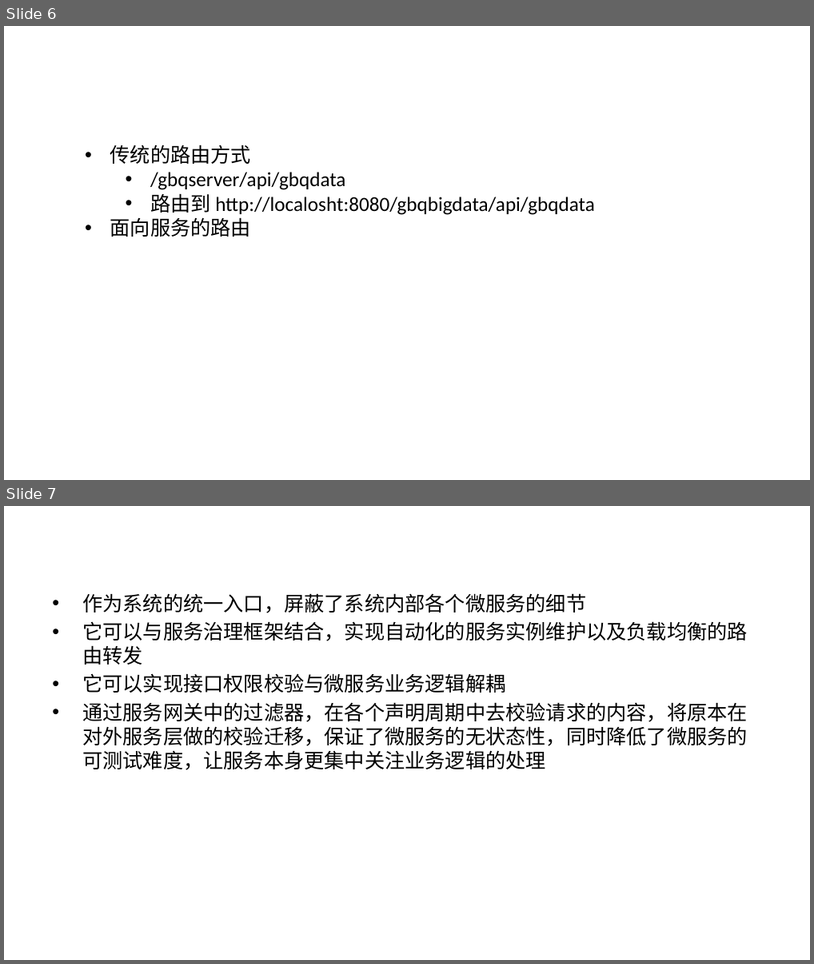
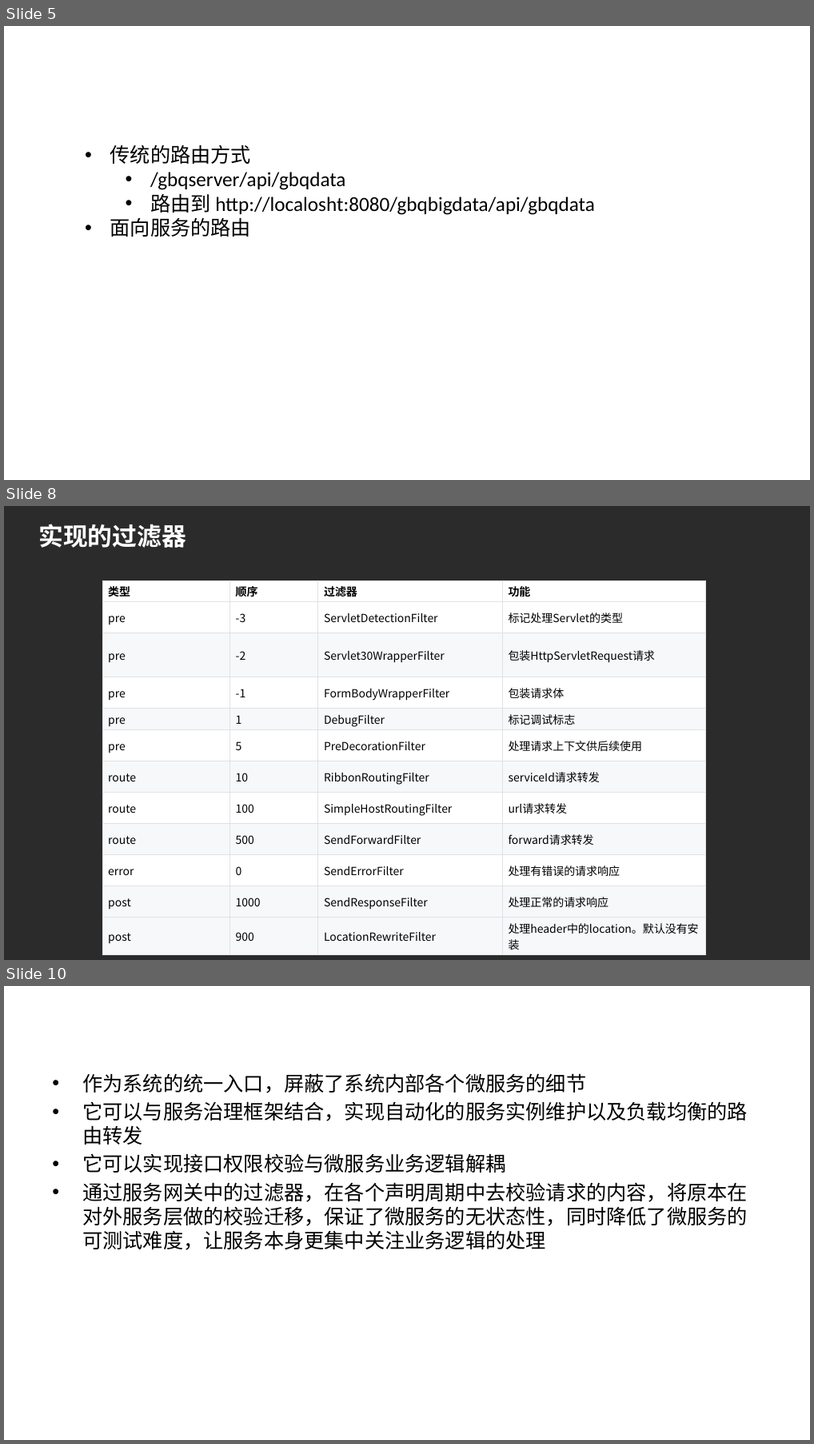
Before and after one commit to hlniceguy/spring-cloud-demo, a slide deck: doc/Spring Cloud Zuul.pptx. Shown one above the other, each under a label of ours: slides 6 and 7 before the commit, slides 5, 8 and 10 after it; the slides between them are not shown. The pictures are 814x964 and 814x1444 pixels, drawn with LibreOffice and Linux fonts; fonts in the diff are those of the drawing; background and template pictures are left out; a plain dark background stands for a picture behind light text. Boxes give left, top, right and bottom in pixels: in the first picture for what was removed or moved away, otherwise in the second. Text is boxed around its words. In the diff, an @@ line names an element or a change of style, - is before the commit and + after.

```diff
--- a/doc/Spring Cloud Zuul.pptx
+++ b/doc/Spring Cloud Zuul.pptx
@@ slide 8 added at (4, 506, 810, 960), background picture (left out) @@
@@ title added at (38, 524, 186, 548), 22 pt, text #FFFFFF, bold @@
+实现的过滤器
@@ table added at (102, 580, 706, 952), 12 rows, 4 columns @@
+类型 | 顺序 | 过滤器 | 功能
+pre | -3 | ServletDetectionFilter | 标记处理Servlet的类型
+pre | -2 | Servlet30WrapperFilter | 包装HttpServletRequest请求
+pre | -1 | FormBodyWrapperFilter | 包装请求体
+pre | 1 | DebugFilter | 标记调试标志
+pre | 5 | PreDecorationFilter | 处理请求上下文供后续使用
+route | 10 | RibbonRoutingFilter | serviceId请求转发
+route | 100 | SimpleHostRoutingFilter | url请求转发
+route | 500 | SendForwardFilter | forward请求转发
+error | 0 | SendErrorFilter | 处理有错误的请求响应
+post | 1000 | SendResponseFilter | 处理正常的请求响应
+post | 900 | LocationRewriteFilter | 处理header中的location。默认没有安装
@@ what was slide 6 is now slide 5 @@
@@ what was slide 7 is now slide 10 @@
```
Also in this commit, not shown: 3 slides changed, 10 other slides added, 2 slides removed, 2 other files.
